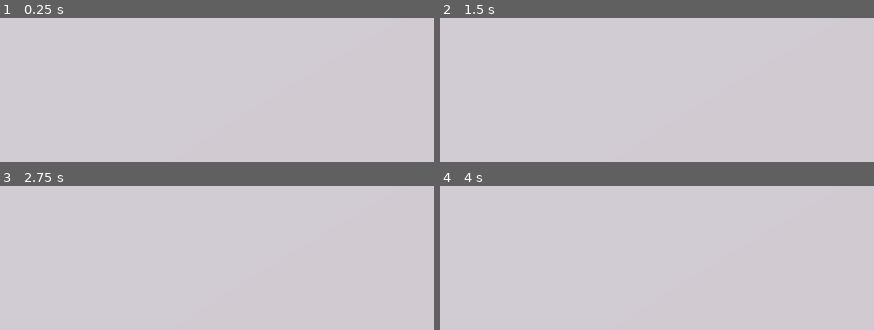
Above: before the commit, frames 1-4 (two rows, left to right).
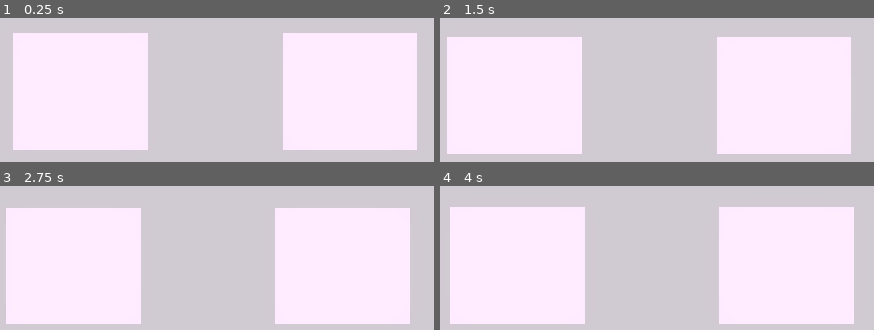
Above: after the commit, the same moments.

Repository: chenxinma/letter-blast
Game: Godot game, scene res://scenes/main_3d.tscn
Same seed, same stepped clock (60 frames per second), same inputs: the game is played once before the commit and once after it.
Inputs (mouse positions are in pixels of both pictures, inside the frame that each line leads up to):
- Up to frame 1 (0.25 s): no input
- Up to frame 2 (1.5 s): move the mouse to (outside the picture) at 0.52 s; click (outside the picture) at 0.67 s; tap Enter at 1.25 s; move the mouse to (587, 45) at 1.27 s; click (587, 45) at 1.42 s
- Up to frame 3 (2.75 s): tap Space at 2 s; move the mouse to (outside the picture) at 2.02 s; click (outside the picture) at 2.17 s
- Up to frame 4 (4 s): move the mouse to (704, 281) at 2.77 s; click (704, 281) at 2.92 s; tap Enter at 3.5 s; move the mouse to (outside the picture) at 3.52 s; click (outside the picture) at 3.67 s

The runs differ from the first frame. In frame 1, 50% of the frame differs, in the area x 2-97%, y 10-92%; in frame 2, 50%; in frame 3, 50%; in frame 4, 51%, in the area x 2-96%, y 14-96%.

Commit message:
fix: adjust camera position to display full grid

Diff:
--- a/project.godot
+++ b/project.godot
@@ -11,7 +11,7 @@
 [application]
 
 config/name="Letter-Blast"
-run/main_scene="res://scenes/main_3d.tscn"
+run/main_scene="uid://main3d"
 config/features=PackedStringArray("4.6", "GL Compatibility")
 config/icon="res://icon.svg"
 
--- a/scenes/main_3d.tscn
+++ b/scenes/main_3d.tscn
@@ -1,50 +1,48 @@
-[gd_scene load_steps=10 format=3 uid="uid://main3d"]
+[gd_scene format=3 uid="uid://main3d"]
 
-[ext_resource type="Script" path="res://scripts/main_3d.gd" id="1_main"]
-[ext_resource type="Script" path="res://scripts/ui_manager.gd" id="2_ui"]
-[ext_resource type="Script" path="res://scripts/level_manager.gd" id="3_level"]
-[ext_resource type="Script" path="res://scripts/input_handler_3d.gd" id="4_input"]
-[ext_resource type="Script" path="res://scripts/grid_manager_3d.gd" id="5_grid"]
-[ext_resource type="Script" path="res://scripts/word_manager.gd" id="6_word"]
-[ext_resource type="Environment" path="res://resources/environment.tres" id="7_env"]
-[ext_resource type="PackedScene" path="res://scenes/background_3d.tscn" id="8_bg"]
+[ext_resource type="Script" uid="uid://dopg1tte3fxsc" path="res://scripts/main_3d.gd" id="1_main"]
+[ext_resource type="Script" uid="uid://cup5xkg5clu5v" path="res://scripts/ui_manager.gd" id="2_ui"]
+[ext_resource type="Script" uid="uid://bxm3ick3a0lwp" path="res://scripts/level_manager.gd" id="3_level"]
+[ext_resource type="Script" uid="uid://cf7pdxhdlwanv" path="res://scripts/input_handler_3d.gd" id="4_input"]
+[ext_resource type="Script" uid="uid://bfhw2l863prqy" path="res://scripts/grid_manager_3d.gd" id="5_grid"]
+[ext_resource type="Script" uid="uid://dknvoy2pml5j0" path="res://scripts/word_manager.gd" id="6_word"]
+[ext_resource type="Environment" uid="uid://environment" path="res://resources/environment.tres" id="7_env"]
+[ext_resource type="PackedScene" uid="uid://background3d" path="res://scenes/background_3d.tscn" id="8_bg"]
 
-[node name="Main3D" type="Node3D"]
+[node name="Main3D" type="Node3D" unique_id=613851504]
 script = ExtResource("1_main")
 
-[node name="Background3D" parent="." instance=ExtResource("8_bg")]
+[node name="Background3D" parent="." unique_id=1164069581 instance=ExtResource("8_bg")]
 
-[node name="Camera3D" type="Camera3D" parent="."]
-transform = Transform3D(1, 0, 0, 0, 0.939693, 0.34202, 0, -0.34202, 0.939693, 0, 8, 15)
+[node name="Camera3D" type="Camera3D" parent="." unique_id=1629312009]
+transform = Transform3D(1, 0, 0, 0, 0.866025, 0.5, 0, -0.5, 0.866025, 1.5, 8, 12)
 projection = 1
-fov = 60.0
+fov = 55.0
 near = 0.1
 far = 1000.0
 
-[node name="DirectionalLight3D" type="DirectionalLight3D" parent="."]
+[node name="DirectionalLight3D" type="DirectionalLight3D" parent="." unique_id=202859154]
 transform = Transform3D(0.866025, -0.433013, 0.25, 0, 0.5, 0.866025, -0.5, -0.75, 0.433013, 0, 10, 0)
 light_color = Color(1, 0.95, 0.9, 1)
-light_energy = 1.0
 shadow_enabled = true
 shadow_bias = 0.05
 shadow_reverse_cull_face = true
-directional_shadow_max_distance = 50.0
 directional_shadow_split_1 = 0.25
 directional_shadow_split_2 = 0.5
 directional_shadow_split_3 = 0.75
+directional_shadow_max_distance = 50.0
 
-[node name="FillLight" type="DirectionalLight3D" parent="."]
-transform = Transform3D(-0.5, 0.25, -0.833333, 0, 0.942809, 0.333333, 0.866025, 0.216506, -0.449073, 0, 8, -5)
+[node name="FillLight" type="DirectionalLight3D" parent="." unique_id=128047617]
+transform = Transform3D(-0.50000024, 0.28204665, -0.81880975, 0, 0.9454802, 0.32567948, 0.86602527, 0.16283982, -0.47274035, 0, 8, -5)
 light_color = Color(0.8, 0.85, 1, 1)
 light_energy = 0.3
-shadow_enabled = false
 
-[node name="WorldEnvironment" type="WorldEnvironment" parent="."]
+[node name="WorldEnvironment" type="WorldEnvironment" parent="." unique_id=1708077048]
 environment = ExtResource("7_env")
 
-[node name="UI" type="CanvasLayer" parent="."]
+[node name="UI" type="CanvasLayer" parent="." unique_id=2052280998]
 
-[node name="ScoreLabel" type="Label" parent="UI"]
+[node name="ScoreLabel" type="Label" parent="UI" unique_id=867404004]
 offset_left = 26.0
 offset_top = 19.0
 offset_right = 208.0
@@ -52,13 +50,13 @@
 theme_override_colors/font_color = Color(1, 1, 1, 1)
 theme_override_font_sizes/font_size = 20
 
-[node name="FoundWordsLabel" type="Label" parent="UI"]
+[node name="FoundWordsLabel" type="Label" parent="UI" unique_id=1184777317]
 offset_left = 36.0
 offset_top = 477.0
 offset_right = 76.0
 offset_bottom = 500.0
 
-[node name="WordMeaningsLabel" type="Label" parent="UI"]
+[node name="WordMeaningsLabel" type="Label" parent="UI" unique_id=1065602865]
 offset_left = 831.0
 offset_top = 418.0
 offset_right = 1131.0
@@ -67,18 +65,18 @@
 theme_override_font_sizes/font_size = 18
 autowrap_mode = 2
 
-[node name="UIManager" type="CanvasLayer" parent="."]
+[node name="UIManager" type="CanvasLayer" parent="." unique_id=665105516]
 script = ExtResource("2_ui")
 
-[node name="LevelManager" type="Node" parent="."]
+[node name="LevelManager" type="Node" parent="." unique_id=2052100656]
 script = ExtResource("3_level")
 
-[node name="InputHandler3D" type="Node" parent="."]
+[node name="InputHandler3D" type="Node" parent="." unique_id=1461121904]
 script = ExtResource("4_input")
 
-[node name="WordManager" type="Node" parent="."]
+[node name="WordManager" type="Node" parent="." unique_id=1546237196]
 script = ExtResource("6_word")
 
-[node name="GridManager3D" type="Node3D" parent="."]
+[node name="GridManager3D" type="Node3D" parent="." unique_id=1063206175]
 transform = Transform3D(1, 0, 0, 0, 1, 0, 0, 0, 1, -3.5, 0, 0)
 script = ExtResource("5_grid")
--- a/scripts/grid_manager_3d.gd
+++ b/scripts/grid_manager_3d.gd
@@ -1,5 +1,7 @@
 extends Node3D
 class_name GridManager3D
+
+signal grid_generated(grid_size: Vector2)
 
 @export var grid_width: int = 18
 @export var grid_height: int = 4
@@ -59,7 +61,9 @@
 				var pos_y = (grid_height / 2.0 - row - 0.5) * CELL_SIZE_3D * cell_spacing
 				cell_instance.position = Vector3(pos_x, pos_y, 0)
 
-				cell_instance.set_letter(get_random_letter(), coord)
+				var c = get_random_letter()
+				cell_instance.set_letter(c, coord)
+				print("placed ", c)
 				cells[coord] = cell_instance
 
 func get_random_letter() -> String:
